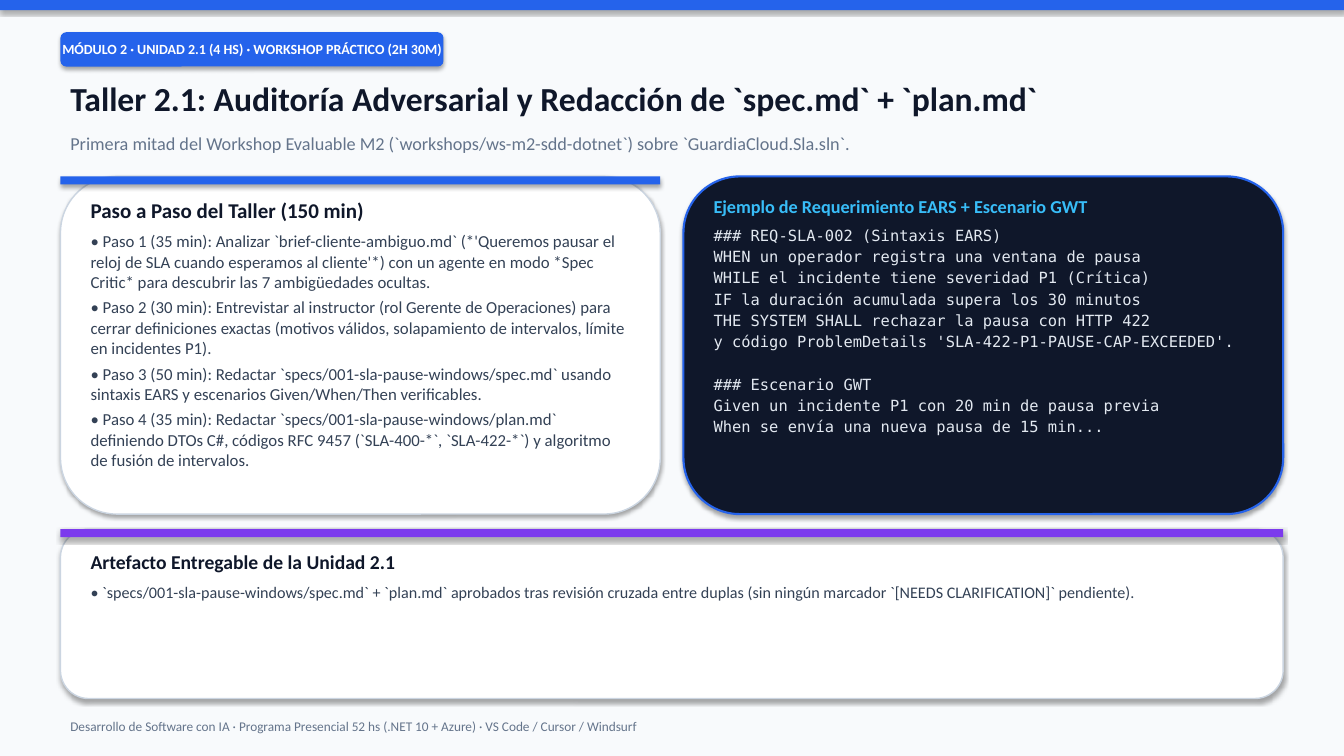
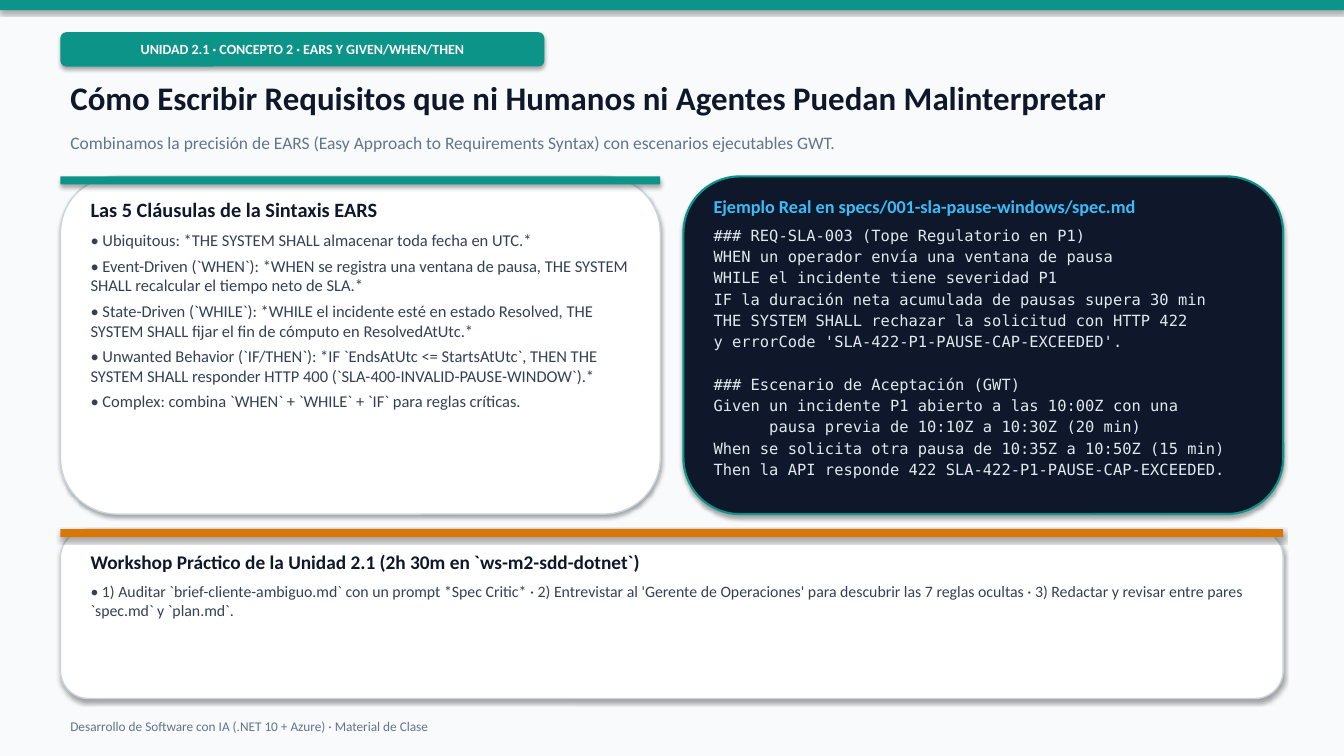
Before and after one commit to fabzter/curso_ai, a slide deck: slide 27 of curriculum/2026-11-03_curso-completo-desarrollo-sw-con-ia.pptx (slide 17 before the commit). Drawn at 1344x756 pixels with LibreOffice and Linux fonts; fonts in the diff are those of the drawing. Boxes give left, top, right and bottom in pixels: in the first picture for what was removed or moved away, otherwise in the second. Text is boxed around its words. In the diff, an @@ line names an element or a change of style, - is before the commit and + after.

```diff
--- a/curriculum/2026-11-03_curso-completo-desarrollo-sw-con-ia.pptx
+++ b/curriculum/2026-11-03_curso-completo-desarrollo-sw-con-ia.pptx
@@ fill #2563EB to #0D9488 in 3 elements at [0,0,1344,10], [60,176,660,185], [60,32,544,67] @@
@@ rounded rectangle "UNIDAD 2.1 · CONCEPTO 2 ...": place and size @@
-rounded rectangle "UNIDAD 2.1 · CONCEPTO 2 ..." at [60,32,444,67]
+rounded rectangle "UNIDAD 2.1 · CONCEPTO 2 ..." at [60,32,544,67]
@@ text in rounded rectangle at [141,44,464,55]: text changed @@
-MÓDULO 2 · UNIDAD 2.1 (4 HS) · WORKSHOP PRÁCTICO (2H 30M)
+UNIDAD 2.1 · CONCEPTO 2 · EARS Y GIVEN/WHEN/THEN
@@ text at [70,87,1106,116]: text changed; size 24 to 23.5 pt @@
-Taller 2.1: Auditoría Adversarial y Redacción de `spec.md` + `plan.md`
+Cómo Escribir Requisitos que ni Humanos ni Agentes Puedan Malinterpretar
@@ text at [70,136,835,152]: text changed; size 13 to 12.5 pt @@
-Primera mitad del Workshop Evaluable M2 (`workshops/ws-m2-sdd-dotnet`) sobre `GuardiaCloud.Sla.sln`.
+Combinamos la precisión de EARS (Easy Approach to Requirements Syntax) con escenarios ejecutables GWT.
@@ rounded rectangle at [684,176,1284,514]: outline #2563EB 1.5 pt to #0D9488 1.5 pt @@
@@ text at [91,202,628,410]: text changed; size 12 to 11.8 pt @@
-Paso a Paso del Taller (150 min)
-• Paso 1 (35 min): Analizar `brief-cliente-ambiguo.md` (*'Queremos pausar el reloj de SLA cuando esperamos al cliente'*) con un agente en modo *Spec Critic* para descubrir las 7 ambigüedades ocultas.
-• Paso 2 (30 min): Entrevistar al instructor (rol Gerente de Operaciones) para cerrar definiciones exactas (motivos válidos, solapamiento de intervalos, límite en incidentes P1).
-• Paso 3 (50 min): Redactar `specs/001-sla-pause-windows/spec.md` usando sintaxis EARS y escenarios Given/When/Then verificables.
-• Paso 4 (35 min): Redactar `specs/001-sla-pause-windows/plan.md` definiendo DTOs C#, códigos RFC 9457 (`SLA-400-*`, `SLA-422-*`) y algoritmo de fusión de intervalos.
+Las 5 Cláusulas de la Sintaxis EARS
+• Ubiquitous: *THE SYSTEM SHALL almacenar toda fecha en UTC.*
+• Event-Driven (`WHEN`): *WHEN se registra una ventana de pausa, THE SYSTEM SHALL recalcular el tiempo neto de SLA.*
+• State-Driven (`WHILE`): *WHILE el incidente esté en estado Resolved, THE SYSTEM SHALL fijar el fin de cómputo en ResolvedAtUtc.*
+• Unwanted Behavior (`IF/THEN`): *IF `EndsAtUtc <= StartsAtUtc`, THEN THE SYSTEM SHALL responder HTTP 400 (`SLA-400-INVALID-PAUSE-WINDOW`).*
+• Complex: combina `WHEN` + `WHILE` + `IF` para reglas críticas.
@@ text at [714,200,1225,478]: text changed @@
-Ejemplo de Requerimiento EARS + Escenario GWT
-### REQ-SLA-002 (Sintaxis EARS)
-WHEN un operador registra una ventana de pausa
-WHILE el incidente tiene severidad P1 (Crítica)
-IF la duración acumulada supera los 30 minutos
-THE SYSTEM SHALL rechazar la pausa con HTTP 422
-y código ProblemDetails 'SLA-422-P1-PAUSE-CAP-EXCEEDED'.
-### Escenario GWT
-Given un incidente P1 con 20 min de pausa previa
-When se envía una nueva pausa de 15 min...
+Ejemplo Real en specs/001-sla-pause-windows/spec.md
+### REQ-SLA-003 (Tope Regulatorio en P1)
+WHEN un operador envía una ventana de pausa
+WHILE el incidente tiene severidad P1
+IF la duración neta acumulada de pausas supera 30 min
+THE SYSTEM SHALL rechazar la solicitud con HTTP 422
+y errorCode 'SLA-422-P1-PAUSE-CAP-EXCEEDED'.
+### Escenario de Aceptación (GWT)
+Given un incidente P1 abierto a las 10:00Z con una
+pausa previa de 10:10Z a 10:30Z (20 min)
+When se solicita otra pausa de 10:35Z a 10:50Z (15 min)
+Then la API responde 422 SLA-422-P1-PAUSE-CAP-EXCEEDED.
@@ rectangle at [60,529,1284,537]: fill #7C3AED to #D97706 @@
@@ text at [91,555,1242,619]: text changed; size 11.5 to 11.3 pt @@
-Artefacto Entregable de la Unidad 2.1
-• `specs/001-sla-pause-windows/spec.md` + `plan.md` aprobados tras revisión cruzada entre duplas (sin ningún marcador `[NEEDS CLARIFICATION]` pendiente).
+Workshop Práctico de la Unidad 2.1 (2h 30m en `ws-m2-sdd-dotnet`)
+• 1) Auditar `brief-cliente-ambiguo.md` con un prompt *Spec Critic* · 2) Entrevistar al 'Gerente de Operaciones' para descubrir las 7 reglas ocultas · 3) Redactar y revisar entre pares `spec.md` y `plan.md`.
@@ text at [70,721,428,733]: text changed @@
-Desarrollo de Software con IA · Programa Presencial 52 hs (.NET 10 + Azure) · VS Code / Cursor / Windsurf
+Desarrollo de Software con IA (.NET 10 + Azure) · Material de Clase
```
Also in this commit, not shown: 14 other slides changed, 21 slides added, 14 slides removed, 33 other files.
